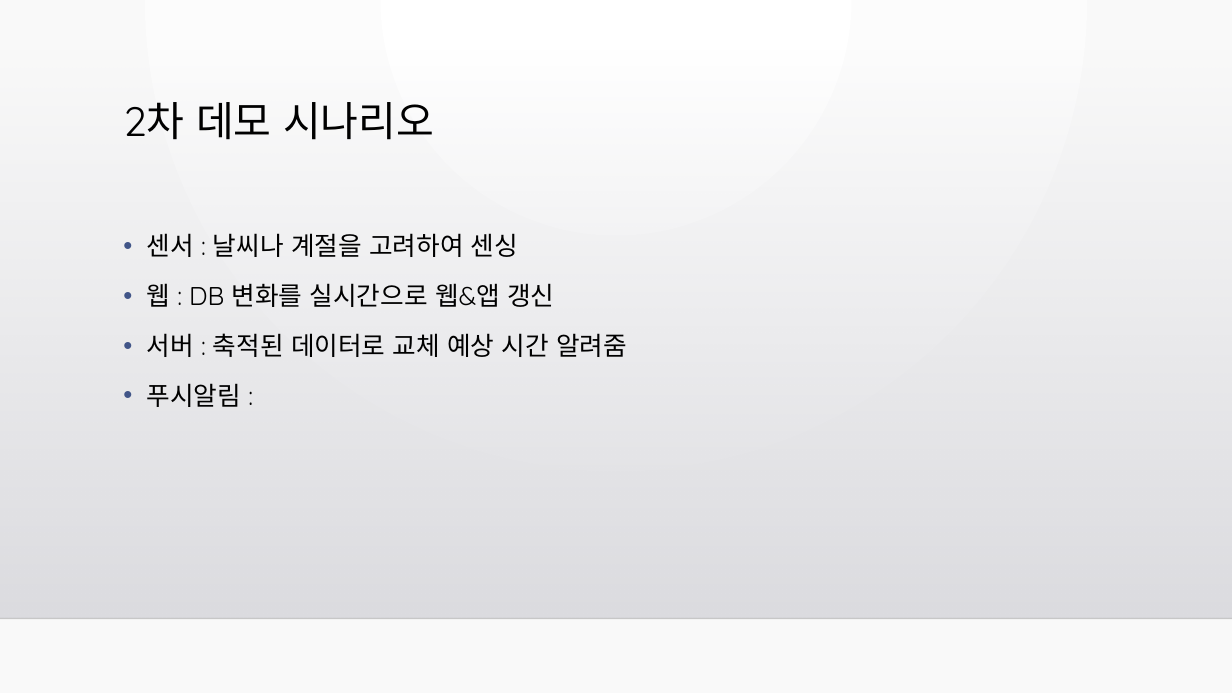
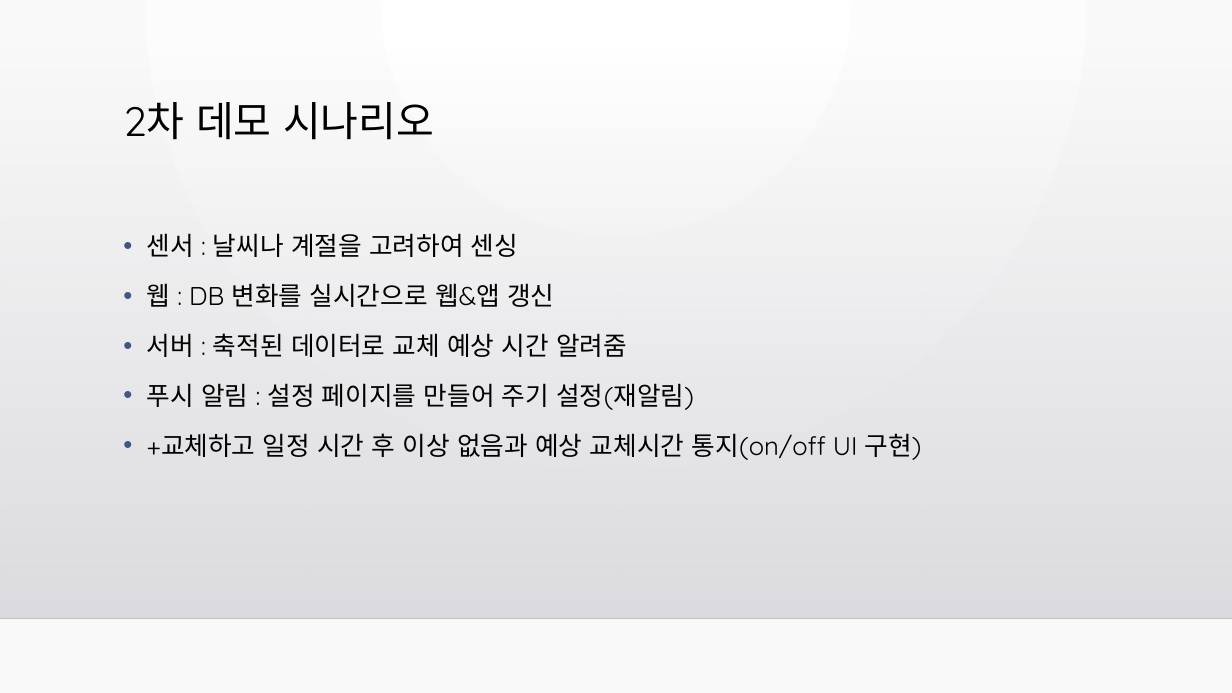
Before and after one commit to J0minsu/Hanggies, a slide deck: slide 3 of Youngchan/데모 시나리오.pptx. Drawn at 1232x693 pixels with LibreOffice and Linux fonts; fonts in the diff are those of the drawing; background and template pictures are left out. Boxes give left, top, right and bottom in pixels: in the first picture for what was removed or moved away, otherwise in the second. Text is boxed around its words. In the diff, an @@ line names an element or a change of style, - is before the commit and + after.

```diff
--- a/Youngchan/데모 시나리오.pptx
+++ b/Youngchan/데모 시나리오.pptx
@@ text at [147,383,922,460]: text changed @@
-• 푸시알림 :
+• 푸시 알림 : 설정 페이지를 만들어 주기 설정(재알림)
+• +교체하고 일정 시간 후 이상 없음과 예상 교체시간 통지(on/off UI 구현)
```
Also in this commit, not shown: 2 other slides changed.
